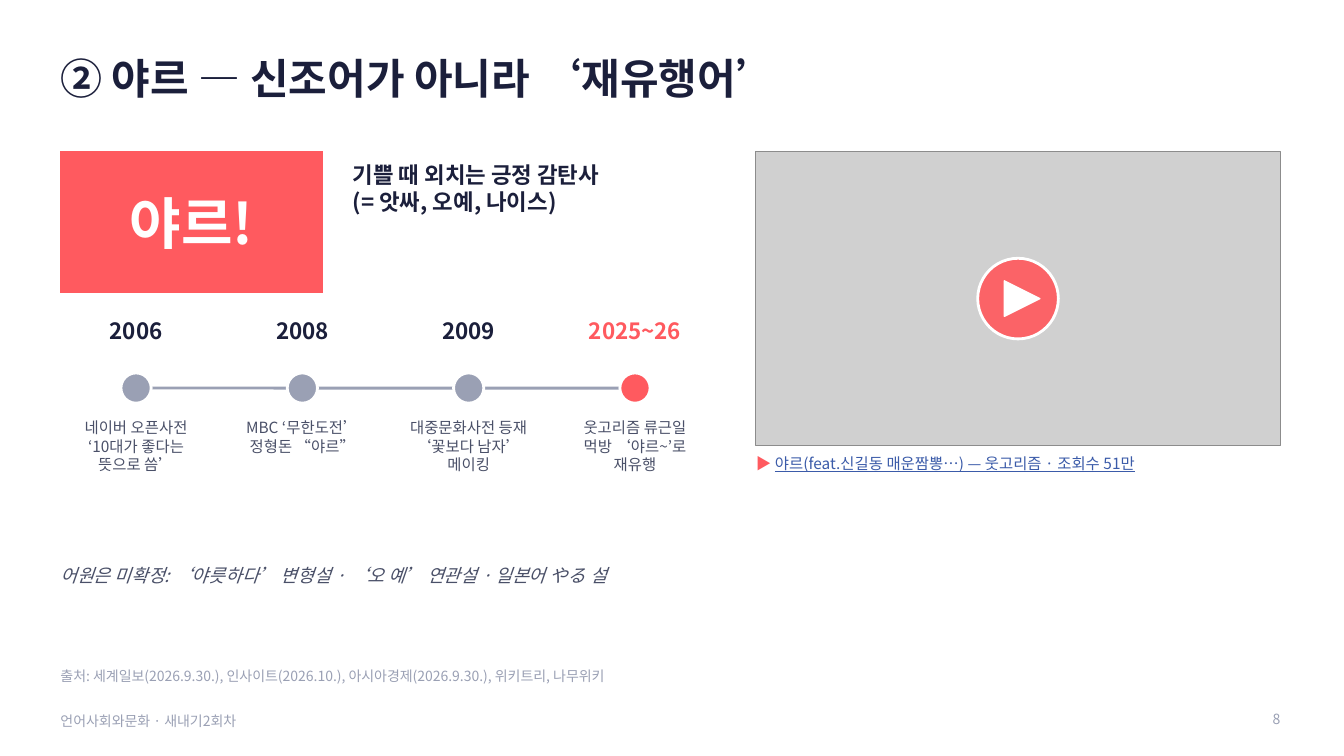
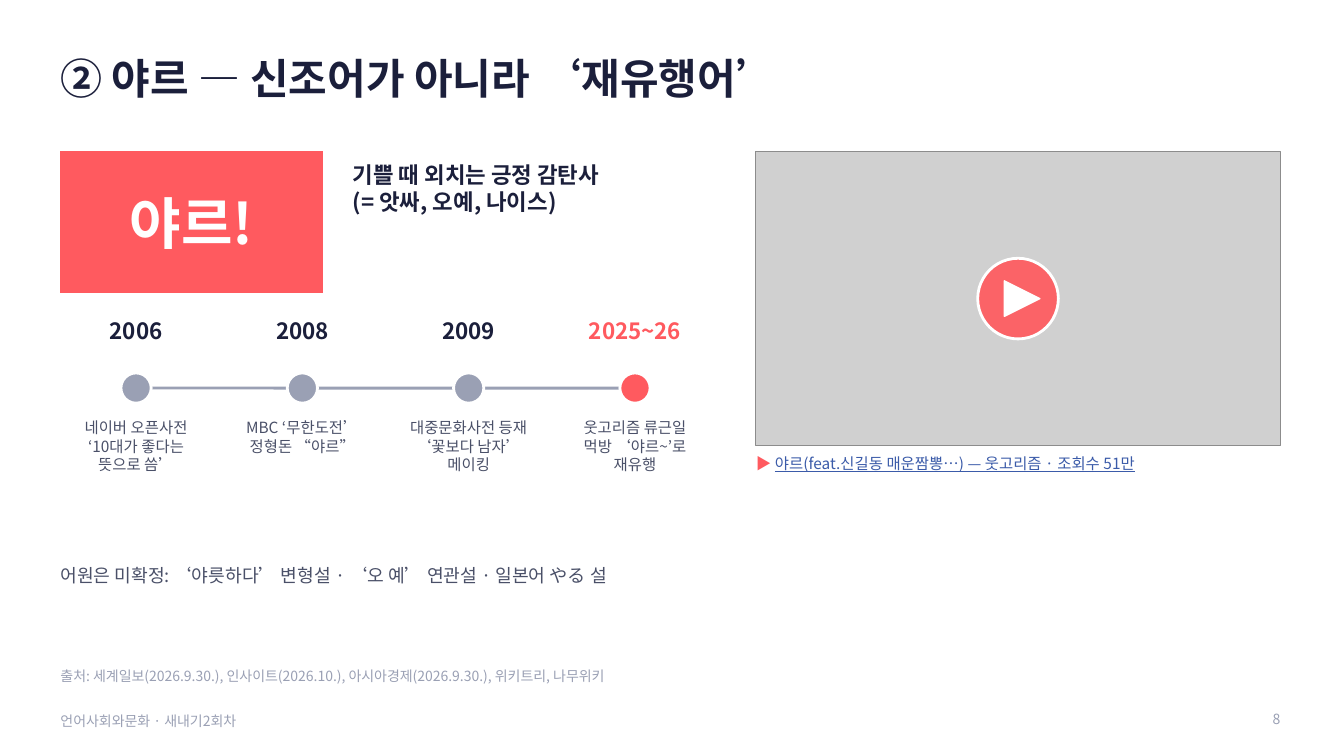
Before and after one commit to junseok7-cpu/hello, a slide deck: slide 8 of report/언어사회와문화_발표_새내기2회차.pptx. Drawn at 1344x756 pixels with LibreOffice and Linux fonts; fonts in the diff are those of the drawing; grey boxes stand for pictures. Boxes give left, top, right and bottom in pixels: in the first picture for what was removed or moved away, otherwise in the second. Text is boxed around its words. In the diff, an @@ line names an element or a change of style, - is before the commit and + after.

```diff
--- a/report/언어사회와문화_발표_새내기2회차.pptx
+++ b/report/언어사회와문화_발표_새내기2회차.pptx
@@ text "어원은 미확정: ‘야릇하다’ 변형설 · ..." at (60,567,607,584): italic off @@
```
Also in this commit, not shown: 1 other slide changed, 5 other files.
